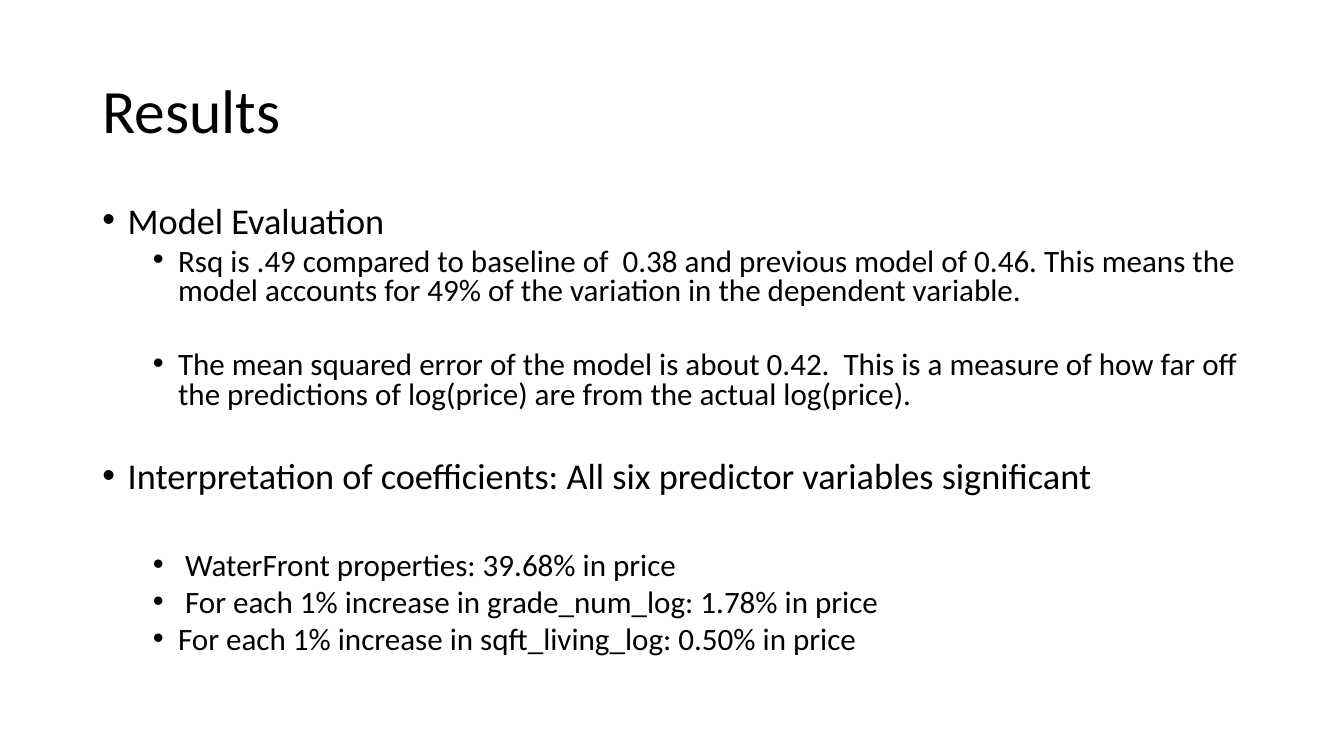
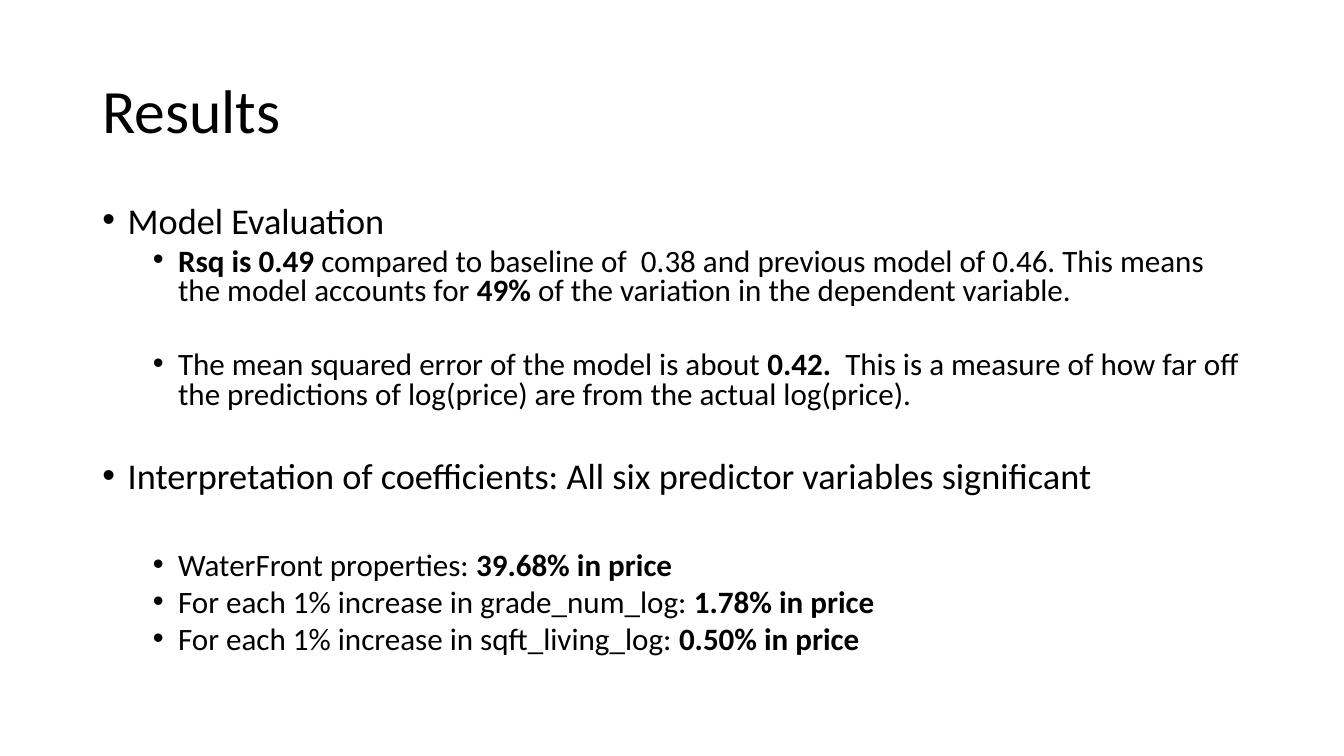
Before and after one commit to jmarksk/RealEstateProject2, a slide deck: slide 7 of Presentation_RealEstate.pptx. Drawn at 1344x756 pixels with LibreOffice and Linux fonts; fonts in the diff are those of the drawing. Boxes give left, top, right and bottom in pixels: in the first picture for what was removed or moved away, otherwise in the second. Text is boxed around its words. In the diff, an @@ line names an element or a change of style, - is before the commit and + after.

```diff
--- a/Presentation_RealEstate.pptx
+++ b/Presentation_RealEstate.pptx
@@ text at box(178, 250, 1204, 306): text changed @@
-  • Rsq is .49 compared to baseline of 0.38 and previous model of 0.46. This means the model accounts for 49% of the variation in the dependent variable.
+  • Rsq is 0.49 compared to baseline of 0.38 and previous model of 0.46. This means the model accounts for 49% of the variation in the dependent variable.
@@ text at box(178, 353, 1238, 656): bold on in "0.42.", "39.68% in price", "1.78% in price", "0.50% in price" @@
```
Also in this commit, not shown: 3 other slides changed, 4 other files.
